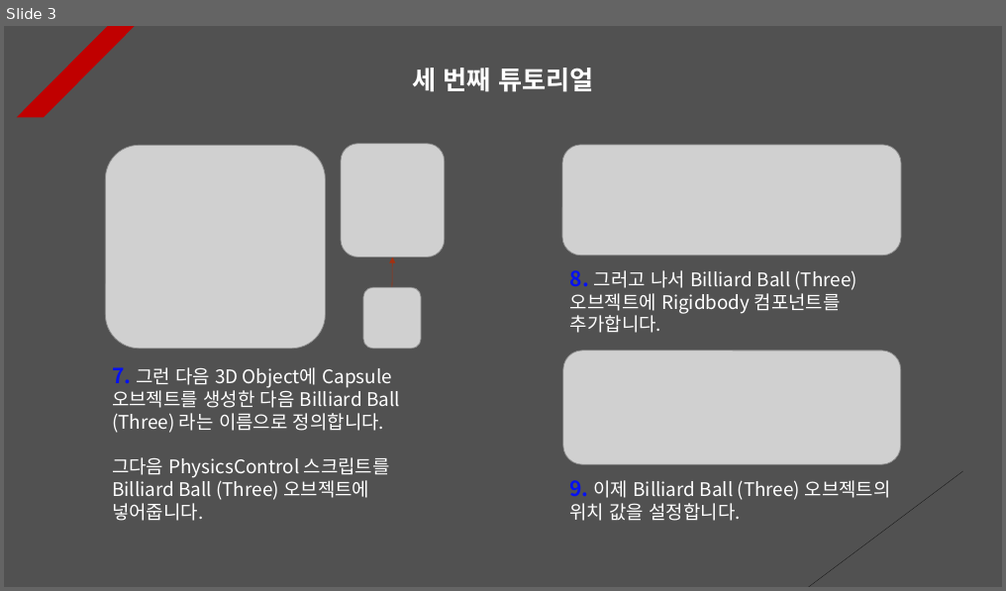
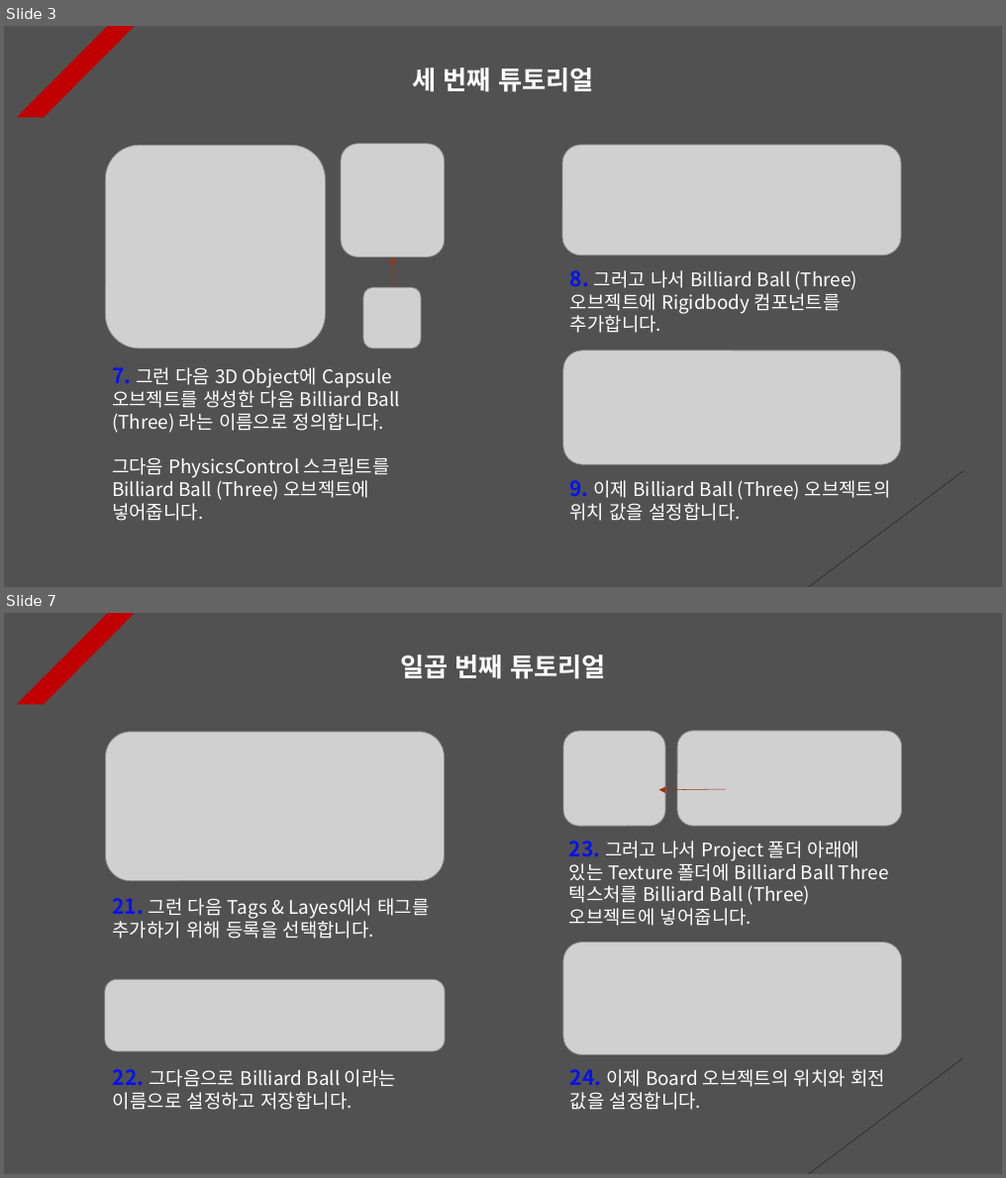
Before and after one commit to Unity2033/3D-UnityEngine, a slide deck: Assets/Physics/PPT Data/Physics Example.pptx. Shown one above the other, each under a label of ours: slide 3 before the commit, slides 3 and 7 after it; the slides between them are not shown. The pictures are 1006x591 and 1006x1178 pixels, drawn with LibreOffice and Linux fonts; fonts in the diff are those of the drawing; grey boxes stand for pictures. Boxes give left, top, right and bottom in pixels: in the first picture for what was removed or moved away, otherwise in the second. Text is boxed around its words. In the diff, an @@ line names an element or a change of style, - is before the commit and + after.

```diff
--- a/Assets/Physics/PPT Data/Physics Example.pptx
+++ b/Assets/Physics/PPT Data/Physics Example.pptx
@@ slide 7 added at <box>4,613,1002,1174</box>, background #515151; not listed: 2 template elements that a slide beside it also shows @@
@@ text added at <box>400,655,605,679</box>, 25 pt, text #FFFFFF, bold @@
+일곱 번째 튜토리얼
@@ picture added at <box>563,731,665,826</box> @@
@@ picture added at <box>678,731,902,826</box> @@
@@ picture added at <box>106,732,445,881</box> @@
@@ arrow added from (727, 789) to (659, 790), #A5300F 0.5 pt dashed @@
@@ text added at <box>569,841,889,926</box>, 18 pt, text #FFFFFF @@
+23. 그러고 나서 Project 폴더 아래에 있는 Texture 폴더에 Billiard Ball Three 텍스처를 Billiard Ball (Three) 오브젝트에 넣어줍니다.
@@ text added at <box>112,898,429,939</box>, 18 pt, text #FFFFFF @@
+21. 그런 다음 Tags & Layes에서 태그를 추가하기 위해 등록을 선택합니다.
@@ picture added at <box>563,943,902,1056</box> @@
@@ picture added at <box>105,980,445,1052</box> @@
@@ text added at <box>113,1069,396,1110</box>, 18 pt, text #FFFFFF @@
+22. 그다음으로 Billiard Ball 이라는 이름으로 설정하고 저장합니다.
@@ text added at <box>570,1069,885,1110</box>, 18 pt, text #FFFFFF @@
+24. 이제 Board 오브젝트의 위치와 회전 값을 설정합니다.
```
Also in this commit, not shown: 1 slide changed, 3 other slides added, 38 other files.
